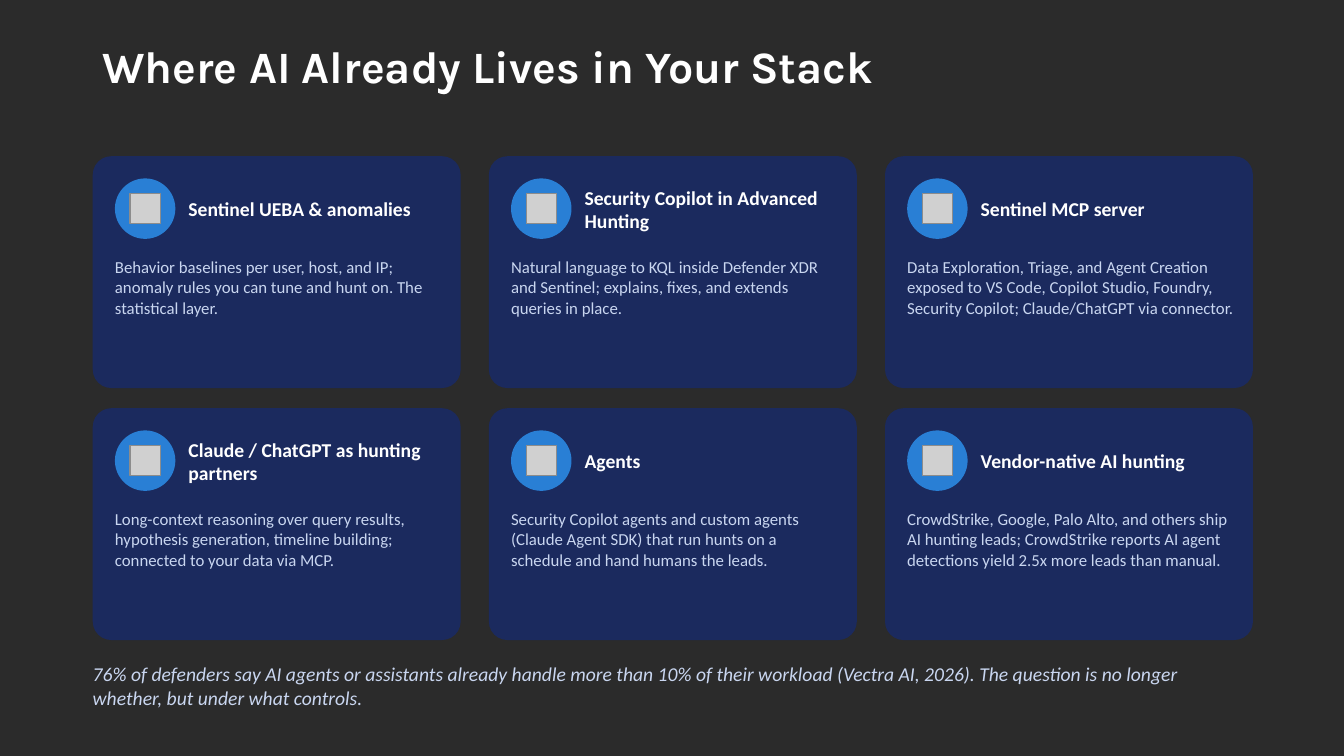
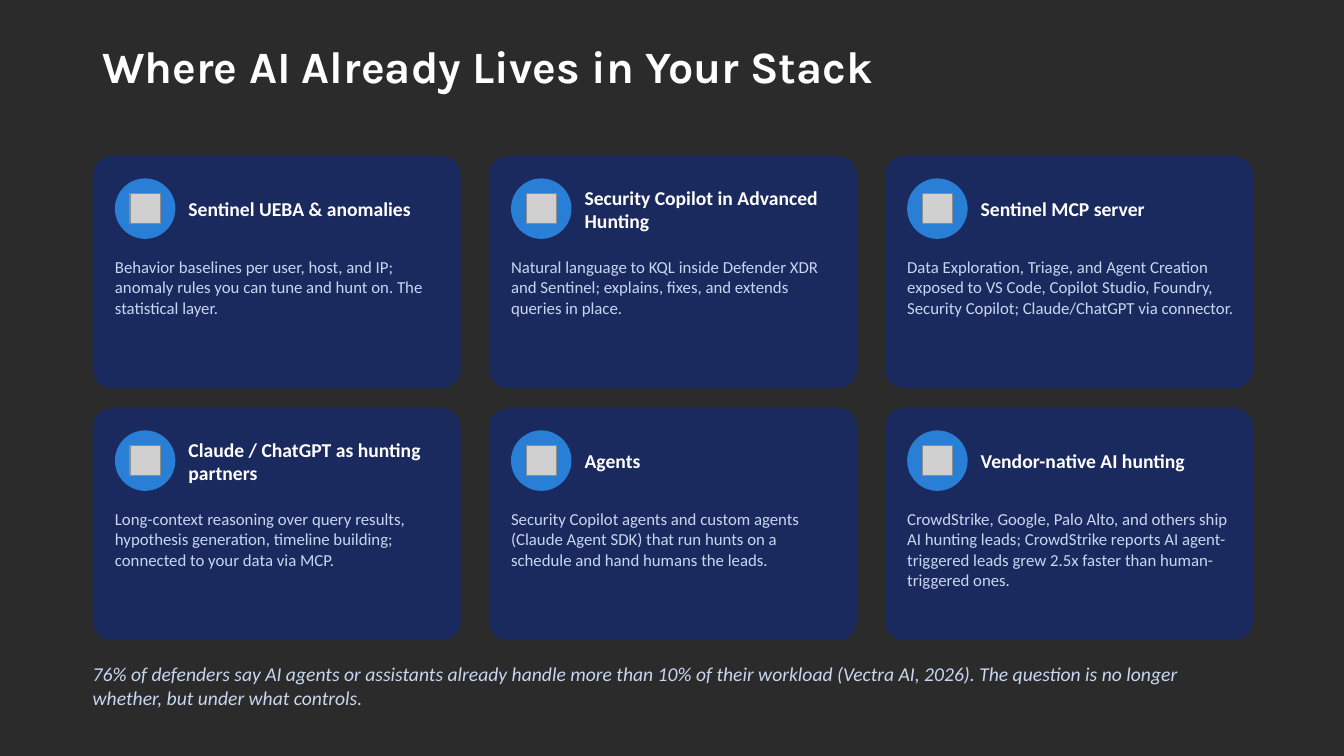
Before and after one commit to rod-trent/MMSMOA, a slide deck: slide 9 of SlideDecks/Using AI for Modern Threat Detection - MMS Midway 2026.pptx. Drawn at 1344x756 pixels with LibreOffice and Linux fonts; fonts in the diff are those of the drawing; grey boxes stand for pictures; background and template pictures are left out; a plain dark background stands for a picture behind light text. Boxes give left, top, right and bottom in pixels: in the first picture for what was removed or moved away, otherwise in the second. Text is boxed around its words. In the diff, an @@ line names an element or a change of style, - is before the commit and + after.

```diff
--- a/SlideDecks/Using AI for Modern Threat Detection - MMS Midway 2026.pptx
+++ b/SlideDecks/Using AI for Modern Threat Detection - MMS Midway 2026.pptx
@@ text at (907, 513, 1227, 589): text changed @@
-CrowdStrike, Google, Palo Alto, and others ship AI hunting leads; CrowdStrike reports AI agent detections yield 2.5x more leads than manual.
+CrowdStrike, Google, Palo Alto, and others ship AI hunting leads; CrowdStrike reports AI agent-triggered leads grew 2.5x faster than human-triggered ones.
```
Also in this commit, not shown: 2 other files.
